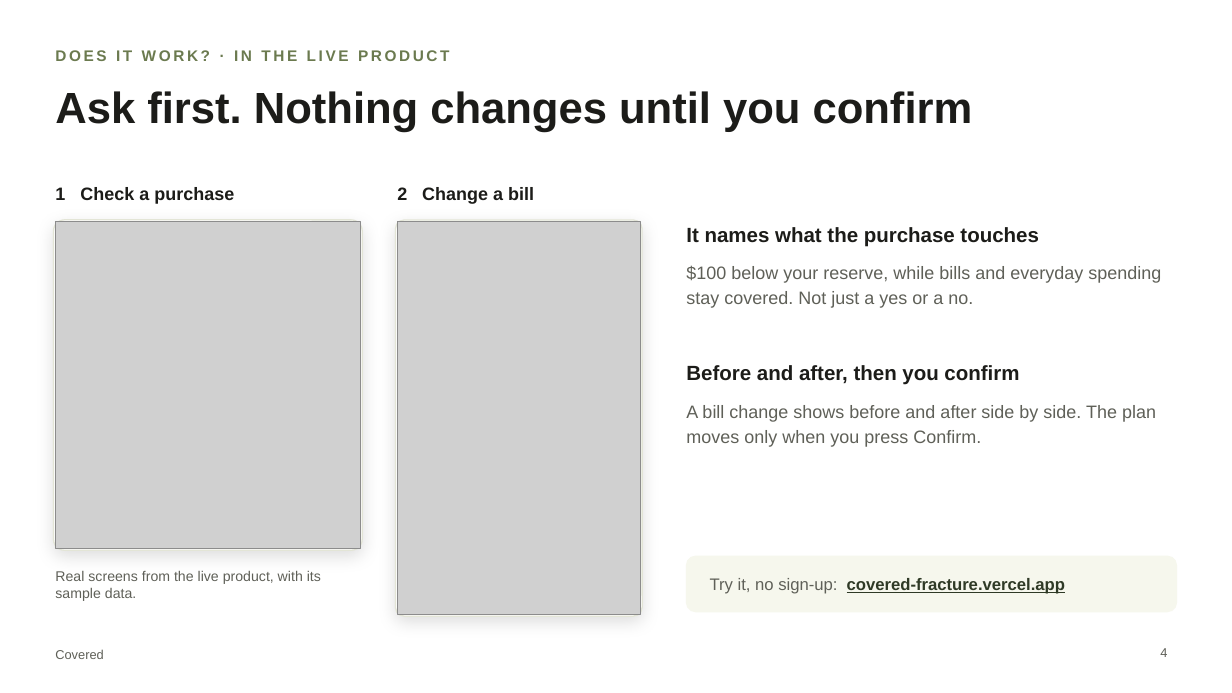
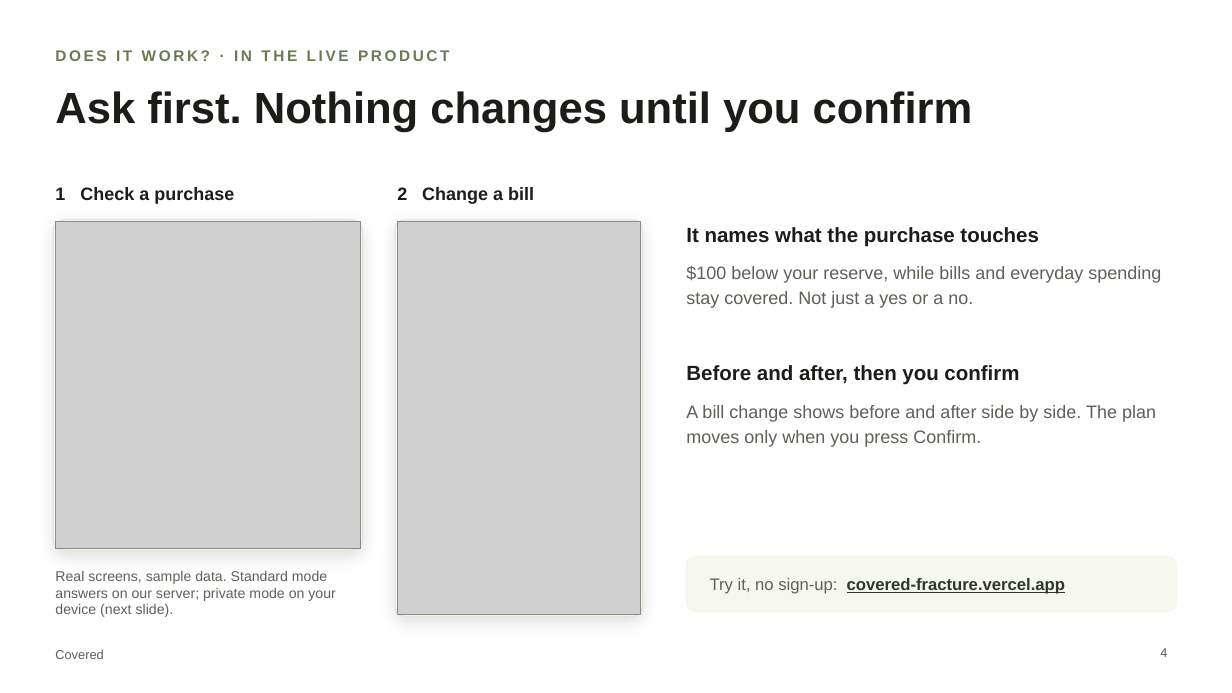
Before and after one commit to chinusoid/FractureTeam, a slide deck: slide 4 of pitch/covered-pitch.pptx. Drawn at 1232x693 pixels with LibreOffice and Linux fonts; fonts in the diff are those of the drawing; grey boxes stand for pictures. Boxes give left, top, right and bottom in pixels: in the first picture for what was removed or moved away, otherwise in the second. Text is boxed around its words. In the diff, an @@ line names an element or a change of style, - is before the commit and + after.

```diff
--- a/pitch/covered-pitch.pptx
+++ b/pitch/covered-pitch.pptx
@@ text at bbox=[55, 571, 336, 617]: text changed @@
-Real screens from the live product, with its sample data.
+Real screens, sample data. Standard mode answers on our server; private mode on your device (next slide).
```
Also in this commit, not shown: 6 other slides changed, 1 slide added, 1 slide removed, 4 other files.
